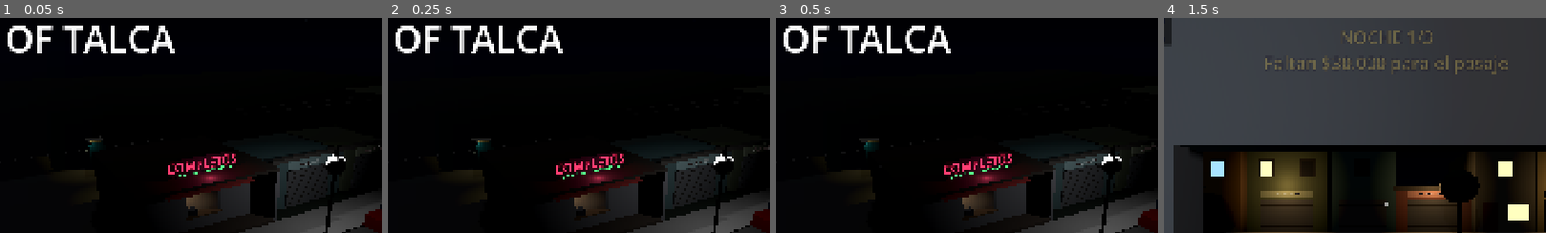
Above: before the commit, frames 1-4 (left to right).
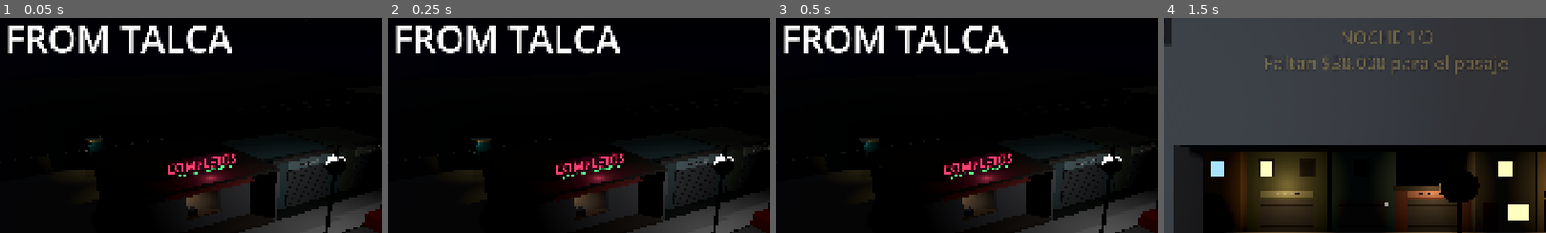
Above: after the commit, the same moments.

Repository: smfabiann/empanadas
Game: Godot game, scene res://scenes/ui/MainMenu.tscn
Same seed, same stepped clock (60 frames per second), same inputs: the game is played once before the commit and once after it. The engine's default icon, where the game draws it, is replaced by a stand-in: a white triangle on a blue panel in a dark square.
Inputs:
- Up to frame 1 (0.05 s): no input
- Up to frame 2 (0.25 s): no input
- Up to frame 3 (0.5 s): no input
- Up to frame 4 (1.5 s): click "JUGAR" at 0.5 s; click "ABRIR EL LOCAL (NOCHE 1)" at 1.25 s
The pictures show only the part of the screen within x 21-71%, y 7-57%; the shares and areas given below are measured in that part.

The runs differ from the first frame. In frame 1, 4.0% of the frame differs, in the area x 2-61%, y 3-17%; in frame 2, 4.0%; in frame 3, 4.0%; in frame 4, nothing differs.

Commit message:
correccion en el nombre del juego

Diff:
--- a/scenes/ui/MainMenu.tscn
+++ b/scenes/ui/MainMenu.tscn
@@ -29,7 +29,7 @@
 content_margin_top = 10.0
 content_margin_right = 18.0
 content_margin_bottom = 10.0
-bg_color = Color(0.1, 0.32, 0.60, 0.9)
+bg_color = Color(0.1, 0.32, 0.6, 0.9)
 corner_radius_top_left = 2
 corner_radius_top_right = 2
 corner_radius_bottom_right = 2
@@ -110,7 +110,7 @@
 [node name="TitleLabel" type="Label" parent="TitleContainer/VBoxContainer" unique_id=1856027505]
 layout_mode = 2
 theme_override_colors/font_color = Color(1, 1, 1, 1)
-text = "ESCAPE OF TALCA"
+text = "ESCAPE FROM TALCA"
 label_settings = SubResource("LabelSettings_2a6q0")
 
 [node name="VersionLabel" type="Label" parent="TitleContainer/VBoxContainer" unique_id=1409233934]
